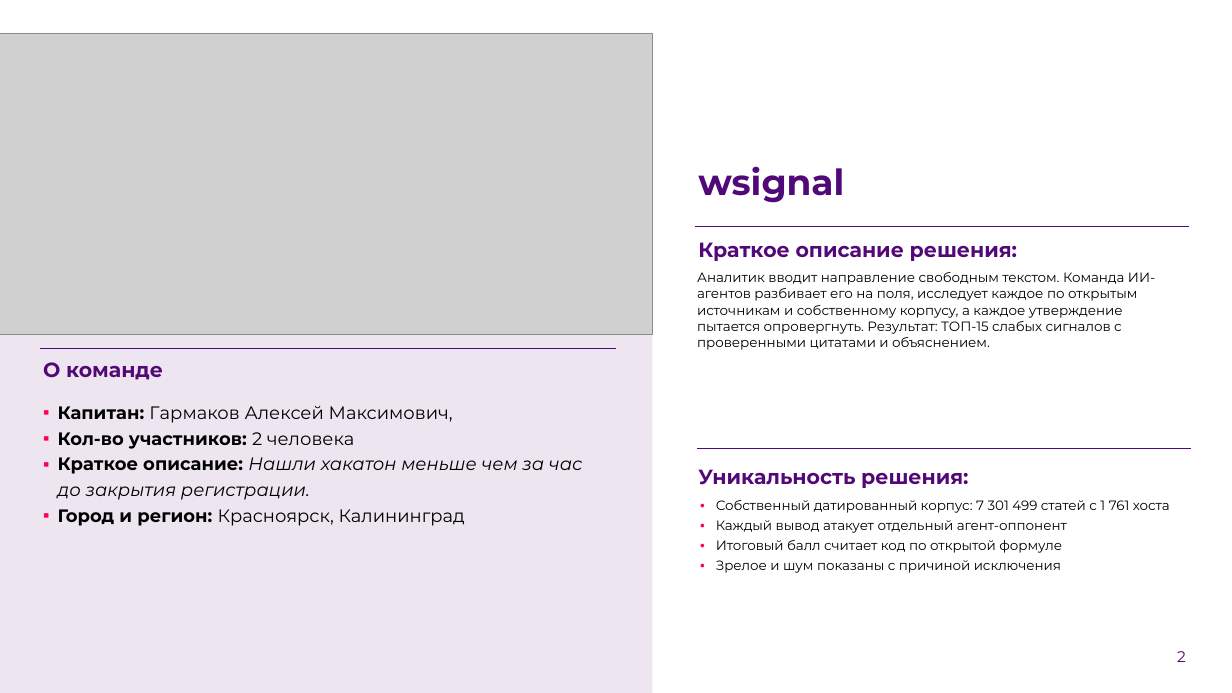
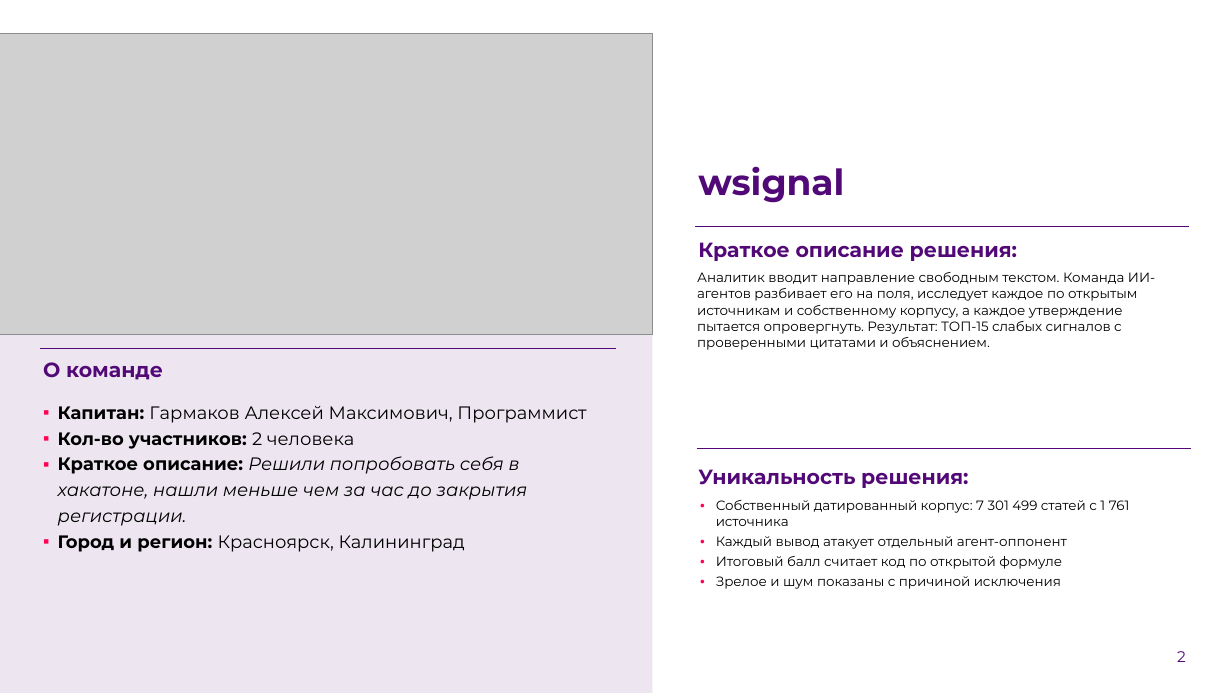
Before and after one commit to whatanaiceguy/wsignal, a slide deck: slide 2 of documentation/wsignal-LCT2026.pptx. Drawn at 1232x693 pixels with LibreOffice and Linux fonts; fonts in the diff are those of the drawing; grey boxes stand for pictures; background and template pictures are left out. Boxes give left, top, right and bottom in pixels: in the first picture for what was removed or moved away, otherwise in the second. Text is boxed around its words. In the diff, an @@ line names an element or a change of style, - is before the commit and + after.

```diff
--- a/documentation/wsignal-LCT2026.pptx
+++ b/documentation/wsignal-LCT2026.pptx
@@ text at [58,406,586,423]: text changed @@
-▪ Капитан: Гармаков Алексей Максимович,
+▪ Капитан: Гармаков Алексей Максимович, Программист
@@ text at [58,456,528,526]: text changed @@
-▪ Краткое описание: Нашли хакатон меньше чем за час до закрытия регистрации.
+▪ Краткое описание: Решили попробовать себя в хакатоне, нашли меньше чем за час до закрытия регистрации.
@@ text at [716,500,1130,526]: text changed @@
-• Собственный датированный корпус: 7 301 499 статей с 1 761 хоста
+• Собственный датированный корпус: 7 301 499 статей с 1 761 источника
```
Also in this commit, not shown: 2 other slides changed.
